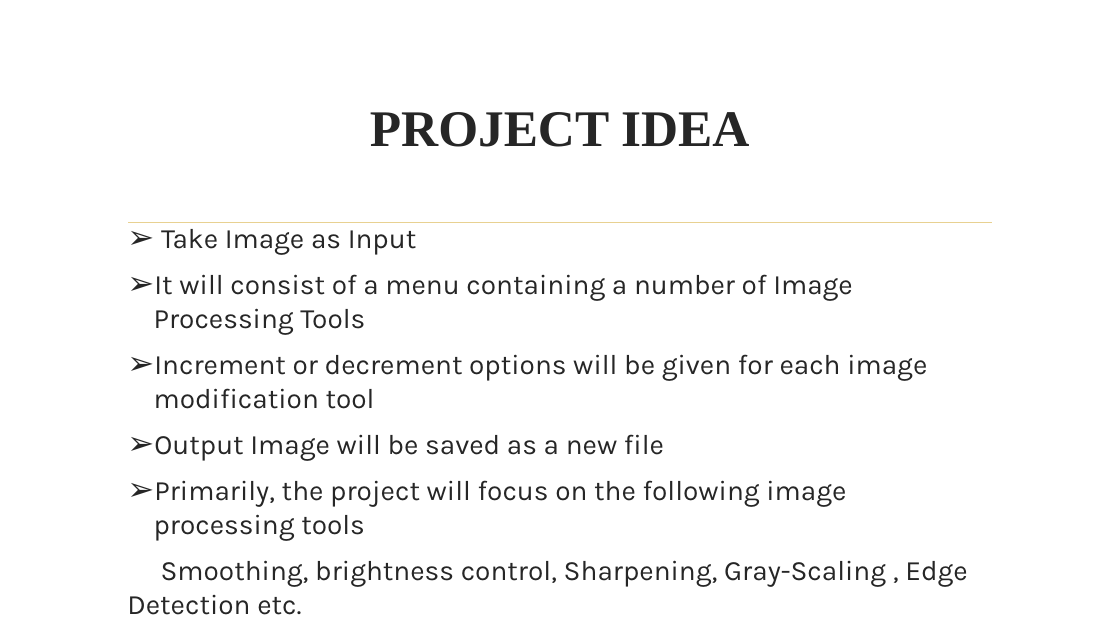
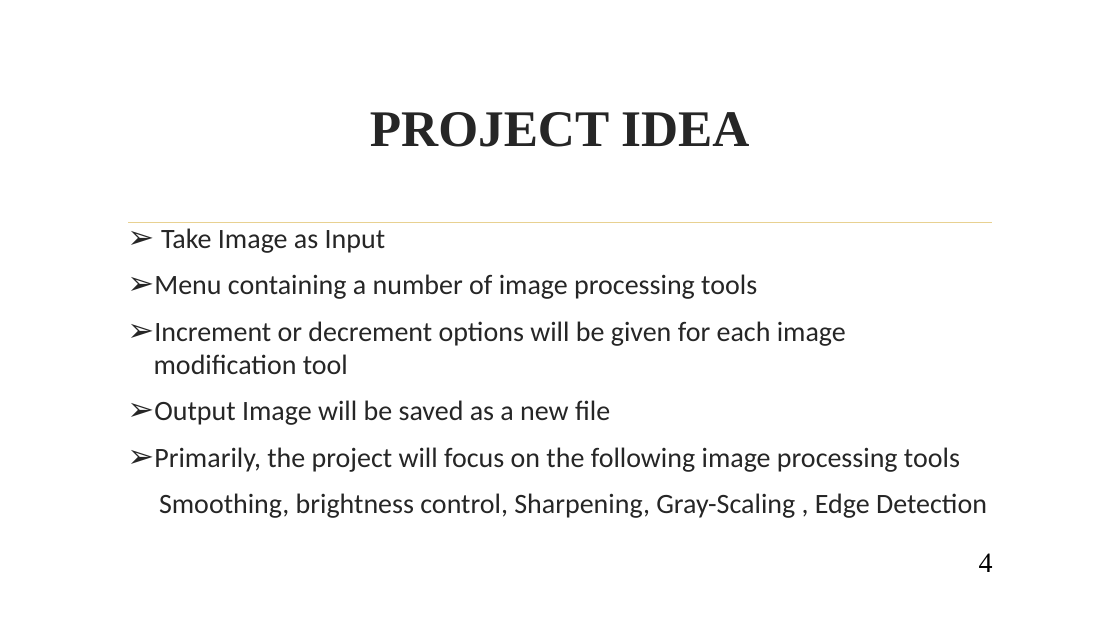
Before and after one commit to jsureka/ImageX, a slide deck: slide 4 of SOFTWARE PROJECT LAB -1.pptx. Drawn at 1120x630 pixels with LibreOffice and Linux fonts; fonts in the diff are those of the drawing; background and template pictures are left out. Boxes give left, top, right and bottom in pixels: in the first picture for what was removed or moved away, otherwise in the second. Text is boxed around its words. In the diff, an @@ line names an element or a change of style, - is before the commit and + after.

Commit message:
editing menu update

```diff
--- a/SOFTWARE PROJECT LAB -1.pptx
+++ b/SOFTWARE PROJECT LAB -1.pptx
@@ text at (154, 228, 960, 472): font Karla to Calibri in "Take Image as Input", "Increment or decrement options will be given ...", "Output Image will be saved as a ...", "Primarily, the project will focus on the ..." @@
@@ text at (154, 274, 757, 299): text changed; font Karla to Calibri @@
-➢ It will consist of a menu containing a number of Image Processing Tools
+➢ Menu containing a number of image processing tools
@@ text at (159, 493, 987, 518): text changed; font Karla to Calibri @@
-Smoothing, brightness control, Sharpening, Gray-Scaling , Edge Detection etc.
+Smoothing, brightness control, Sharpening, Gray-Scaling , Edge Detection
@@ page number added at (979, 553, 993, 572), 24 pt, text #000000 @@
+4
```
Also in this commit, not shown: 10 other slides changed, 10 other files.
